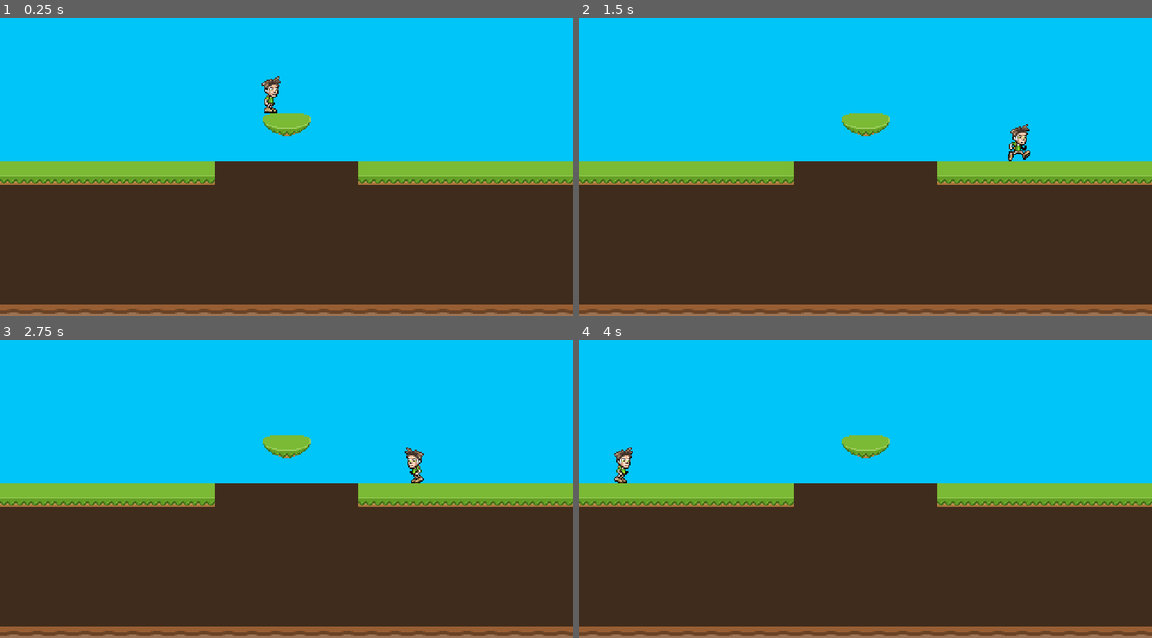
Above: before the commit, frames 1-4 (two rows, left to right).
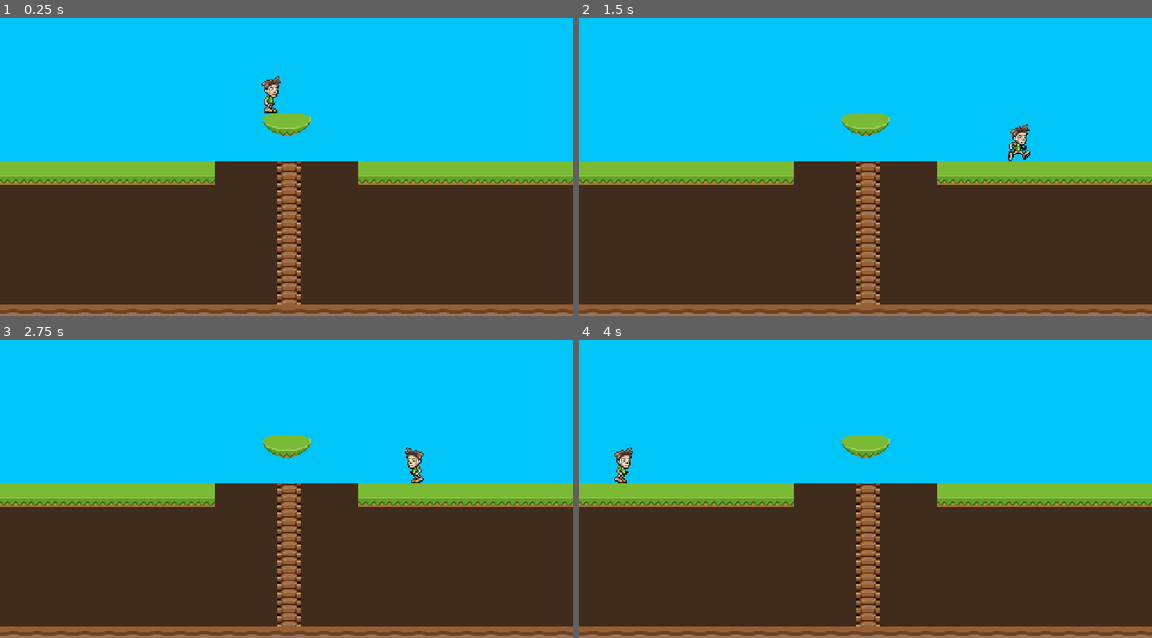
Above: after the commit, the same moments.

Repository: YeyoGSD/Pitfall-Practice-Project
Game: Godot game, scene res://game/game.tscn
Two runs of this game, one before a commit and one after it. Both use one fixed random seed, a clock stepped at 60 frames per second and the inputs below.
Inputs:
- Up to frame 1 (0.25 s): no input
- Up to frame 2 (1.5 s): tap Enter at 0.5 s; hold D (move_right) from 0.53 s (still down); tap Space (jump) at 0.77 s
- Up to frame 3 (2.75 s): tap Space (jump) at 1.52 s; release D (move_right) at 2.03 s; hold A (move_left) from 2.03 s (still down)
- Up to frame 4 (4 s): release A (move_left) at 2.78 s; hold D (move_right) from 2.78 s (still down); tap Space (jump) at 3.02, 3.77 s

The runs differ from the first frame. In frame 1, 1.7% of the frame differs, in the area x 48-53%, y 48-97%; in frame 2, 1.7%; in frame 3, 1.7%; in frame 4, 1.7%.

Commit message:
Agrega escaleras sin funcionamiento

Diff:
--- a/game/game.tscn
+++ b/game/game.tscn
@@ -1,7 +1,8 @@
-[gd_scene load_steps=3 format=4 uid="uid://cgigrmdkrr8tn"]
+[gd_scene load_steps=4 format=4 uid="uid://cgigrmdkrr8tn"]
 
 [ext_resource type="PackedScene" uid="uid://g0wesxl3nhl0" path="res://player/player.tscn" id="1_1lrpn"]
 [ext_resource type="TileSet" uid="uid://cegtys8w76fvb" path="res://resources/tile_set.tres" id="2_wd08m"]
+[ext_resource type="PackedScene" uid="uid://digtem6k8b6uh" path="res://stairs/stairs.tscn" id="3_jkeeh"]
 
 [node name="Game" type="Node2D"]
 
@@ -22,8 +23,13 @@
 tile_set = ExtResource("2_wd08m")
 
 [node name="Player" parent="." instance=ExtResource("1_1lrpn")]
+z_index = 5
 position = Vector2(226, 62)
 
 [node name="Ground" type="TileMapLayer" parent="."]
 tile_map_data = PackedByteArray("AAAAAAcAAAAAAAAAAAABAAcAAAAAAAAAAAACAAcAAAAAAAAAAAADAAcAAAAAAAAAAAAEAAcAAAAAAAAAAAAFAA …(624 unchanged characters)…
 tile_set = ExtResource("2_wd08m")
+
+[node name="Stairs" parent="." instance=ExtResource("3_jkeeh")]
+z_index = 4
+position = Vector2(242, 260)
--- /dev/null
+++ b/stairs/stairs.tscn
@@ -0,0 +1,19 @@
+[gd_scene load_steps=3 format=3 uid="uid://digtem6k8b6uh"]
+
+[ext_resource type="Texture2D" uid="uid://ccvbwv0i7vv1x" path="res://stairs/stairs.png" id="1_i0b2c"]
+
+[sub_resource type="RectangleShape2D" id="RectangleShape2D_2mrph"]
+size = Vector2(20, 120)
+
+[node name="Stairs" type="Area2D"]
+
+[node name="Sprite2D" type="Sprite2D" parent="."]
+texture_repeat = 2
+position = Vector2(0, -60)
+texture = ExtResource("1_i0b2c")
+region_enabled = true
+region_rect = Rect2(0, 0, 20, 120)
+
+[node name="CollisionShape2D" type="CollisionShape2D" parent="."]
+position = Vector2(0, -60)
+shape = SubResource("RectangleShape2D_2mrph")
Binary file added: resources/tiles.png
Not shown, added: resources/tiles.png.import
Binary file added: stairs/stairs.png
Not shown, added: stairs/stairs.png.import
